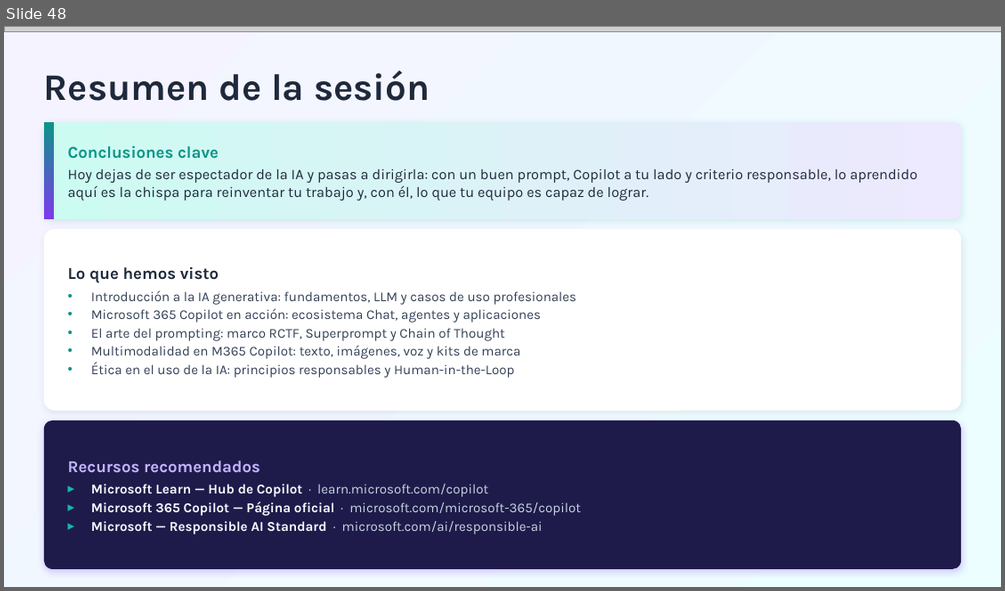
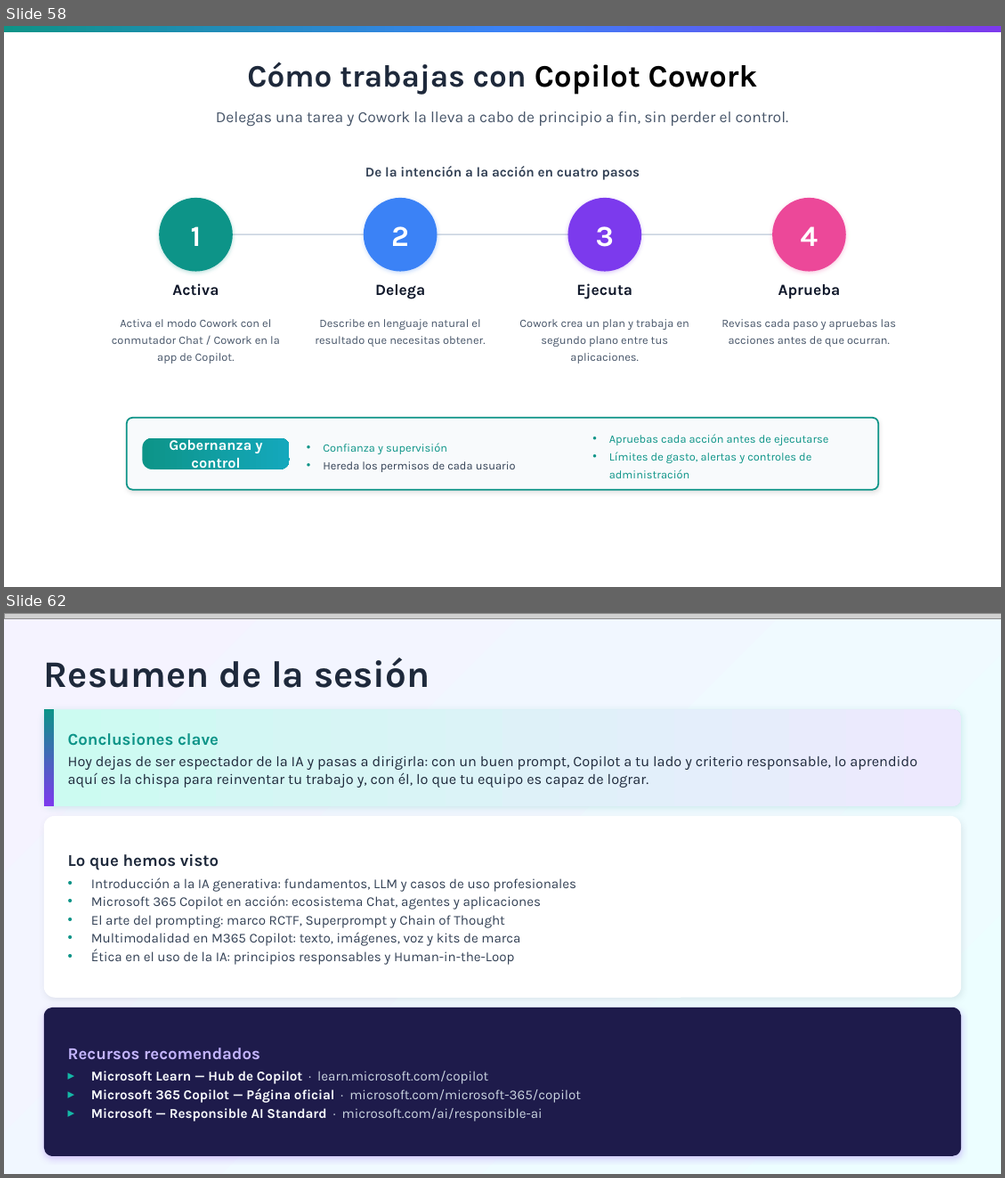
Before and after one commit to quizeth/Labs, a slide deck: IA y Copilot para business professionals/IA Generativa y Microsoft Copilot para profesionales.pptx. Shown one above the other, each under a label of ours: slide 48 before the commit, slides 58 and 62 after it; the slides between them are not shown. The pictures are 1005x591 and 1005x1178 pixels, drawn with LibreOffice and Linux fonts; fonts in the diff are those of the drawing; grey boxes stand for pictures. Boxes give left, top, right and bottom in pixels: in the first picture for what was removed or moved away, otherwise in the second. Text is boxed around its words. In the diff, an @@ line names an element or a change of style, - is before the commit and + after.

```diff
--- a/IA y Copilot para business professionals/IA Generativa y Microsoft Copilot para profesionales.pptx
+++ b/IA y Copilot para business professionals/IA Generativa y Microsoft Copilot para profesionales.pptx
@@ slide 58 added at [4,26,1001,587], background #FFFFFF @@
@@ rectangle added at [4,26,1001,32], fill gradient #0D9488 to #3B82F6 to #7C3AED @@
@@ text added at [247,62,758,95], 30 pt, text #1E293B, bold @@
+Cómo trabajas con Copilot Cowork
@@ text added at [216,111,789,127], 15 pt, text #475569 @@
+Delegas una tarea y Cowork la lleva a cabo de principio a fin, sin perder el control.
@@ text added at [365,166,640,180], 13 pt, text #334155, bold @@
+De la intención a la acción en cuatro pasos
@@ ellipse added at [159,198,232,272], fill #0D9488, 28 pt, text #FFFFFF, bold @@
+1
@@ ellipse added at [364,198,437,272], fill #3B82F6, 28 pt, text #FFFFFF, bold @@
+2
@@ ellipse added at [568,198,641,272], fill #7C3AED, 28 pt, text #FFFFFF, bold @@
+3
@@ ellipse added at [773,198,846,272], fill #EC4899, 28 pt, text #FFFFFF, bold @@
+4
@@ rectangle added at [196,234,809,235], fill #CBD5E1 @@
@@ text added at [172,283,218,296], 15 pt, text #0F172A, bold @@
+Activa
@@ text added at [375,284,425,299], 15 pt, text #0F172A, bold @@
+Delega
@@ text added at [576,283,632,299], 15 pt, text #0F172A, bold @@
+Ejecuta
@@ text added at [778,284,841,298], 15 pt, text #0F172A, bold @@
+Aprueba
@@ text added at [112,319,280,363], 11 pt, text #475569 @@
+Activa el modo Cowork con el conmutador Chat / Cowork en la app de Copilot.
@@ text added at [315,319,485,346], 11 pt, text #475569 @@
+Describe en lenguaje natural el resultado que necesitas obtener.
@@ text added at [519,319,689,363], 11 pt, text #475569 @@
+Cowork crea un plan y trabaja en segundo plano entre tus aplicaciones.
@@ text added at [721,319,896,346], 11 pt, text #475569 @@
+Revisas cada paso y apruebas las acciones antes de que ocurran.
@@ rounded rectangle added at [127,418,878,490], fill #F8FAFC, outline #0D9488 1.5 pt @@
@@ rounded rectangle added at [142,438,290,469], fill gradient #0D9488 to #14A8BC, 14 pt, text #FFFFFF, bold @@
+Gobernanza y control
@@ text added at [323,443,516,472], 11 pt, text #334155 @@
+• Confianza y supervisión
+• Hereda los permisos de cada usuario
@@ text added at [609,434,829,478], 11 pt, text #0D9488 @@
+• Apruebas cada acción antes de ejecutarse
+• Límites de gasto, alertas y controles de administración
@@ what was slide 48 is now slide 62 @@
```
Also in this commit, not shown: 8 slides changed, 13 other slides added.
